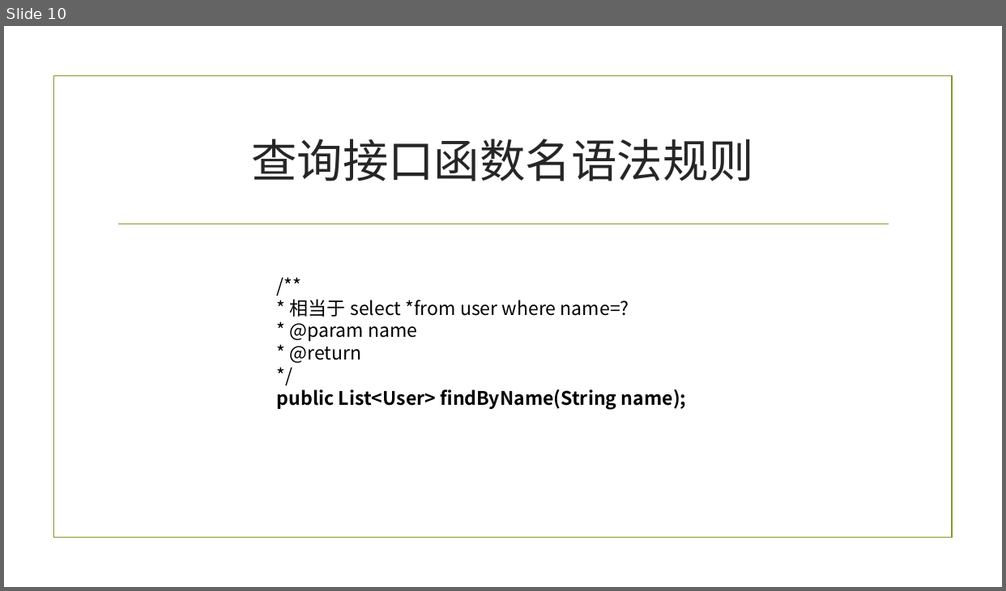
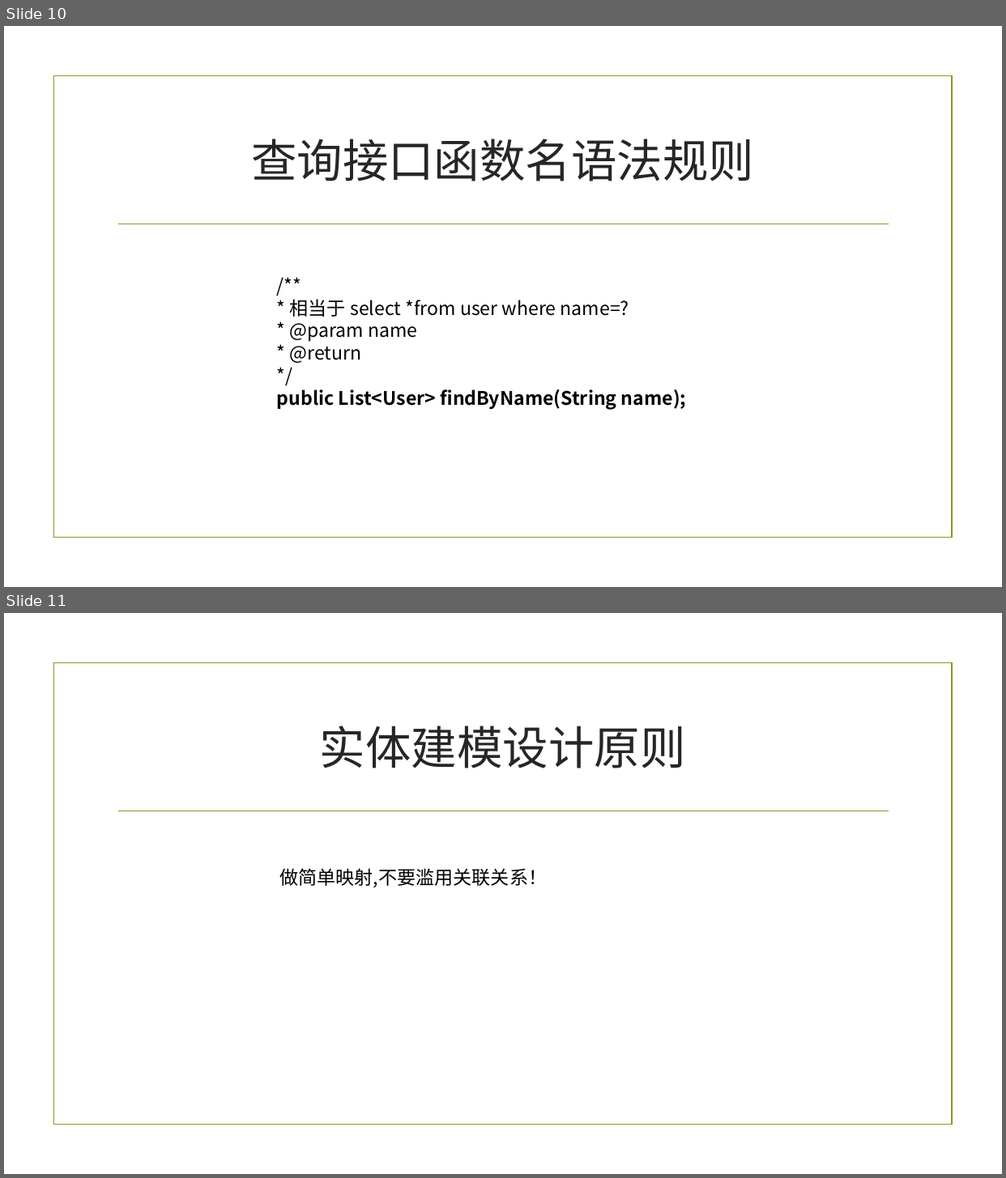
Before and after one commit to baiyuqi/course-space, a slide deck: document/讲义（ppt）/4-对象关系映射.pptx. Shown one above the other, each under a label of ours: slide 10 before the commit, slides 10 and 11 after it. The pictures are 1006x591 and 1006x1178 pixels, drawn with LibreOffice and Linux fonts; fonts in the diff are those of the drawing; background and template pictures are left out. Boxes give left, top, right and bottom in pixels: in the first picture for what was removed or moved away, otherwise in the second. Text is boxed around its words. In the diff, an @@ line names an element or a change of style, - is before the commit and + after.

```diff
--- a/document/讲义（ppt）/4-对象关系映射.pptx
+++ b/document/讲义（ppt）/4-对象关系映射.pptx
@@ slide 11 added at <box>4,613,1002,1174</box>, background picture (left out); not listed: 2 template elements that a slide beside it also shows @@
@@ title added at <box>320,726,686,769</box>, 44 pt, text #262626 @@
+实体建模设计原则
@@ text added at <box>279,868,547,888</box>, 18 pt, text #000000 @@
+做简单映射,不要滥用关联关系！
```
Also in this commit, not shown: 54 other files.
